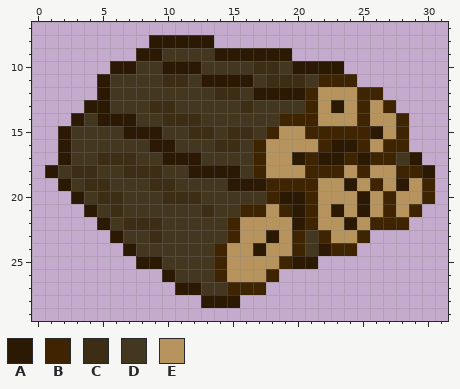
Edited in one commit: pixel-art sprite (Assets/Sprites/wood_icon.png). The first picture shows the starting point.
The file is 32x32 pixels. Shown: x 0..31, y 7..29.
Palette (. is transparent): A #2c1903  B #3e2400  C #3c2d14  D #44371f  E #b7945e
Pixels before, first column x 1:
 8 ........AAAAA.................
 9 .......AADDDDAAAAAA...........
10 .....AADDAAADDDDCCDAAAA.......
11 ....ADDDDCCDAAAADCCCDBBB......
12 ....ADDDDDDDDCCDAAAABEEEBB....
13 ...AADDDCCDDDDDCDDDDBEAEBEB...
14 ..ADAAADDCCCDDDDDDBBBEEEBEEB..
15 .ADDDDAAADDCCDCCDBEEBBBBBAEB..
16 .ADDDDDDAADDDCCDBEEEEBAABEBB..
17 .ADDCCCDDAAADDDDBEEABAABABBDA.
18 ADCCDDCCCDDAAAADBEEEBBBEBEEBBA
19 .ADCCDDDCCDDDDAAABBBBEEAEBEAEB
20 ..ADCCDDDCCCDDDDDBAABEEEAEBEEB
21 ...ADCDDDDDDCDDBBEBABEAEAEBEB.
22 ....ADCCCDDDDDBEEEEABEEAEBBB..
23 .....ADDCDDDDDBEEAEBDBEEB.....
24 ......ADDDDDDBEEAEEBDABB......
25 .......AADDDDBEEEEBAA.........
26 .........ADDDBEEEB............
27 ..........AADDBBB.............
28 ............AAA...............
Once edited:
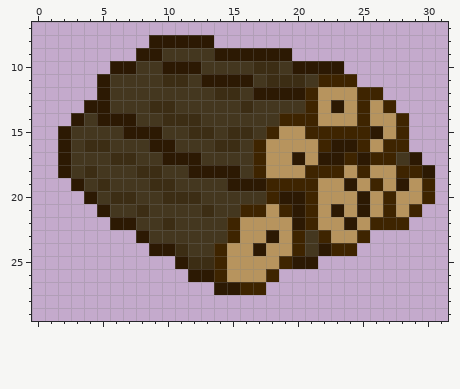
Difference:
Changed rows in their new state; - is an unchanged pixel.
first column x 1:
16 ---CC----------------
17 ----D---------------E
18 .AD---D--------------
19 -.AD-----------------
20 --.AD-C--------------
21 ---.AD-C-------------
22 ----.AADDC-----------
23 -----..AD------------
24 ------..AAC----------
25 -------...ACC--------
26 ---------..AA--------
27 ----------...AA------
28 ------------...------
Boxes around the changes in both pictures, in picture pixels (x1, y1, x2, y2):
changed: (45, 139, 240, 308)
changed: (305, 152, 318, 165)
